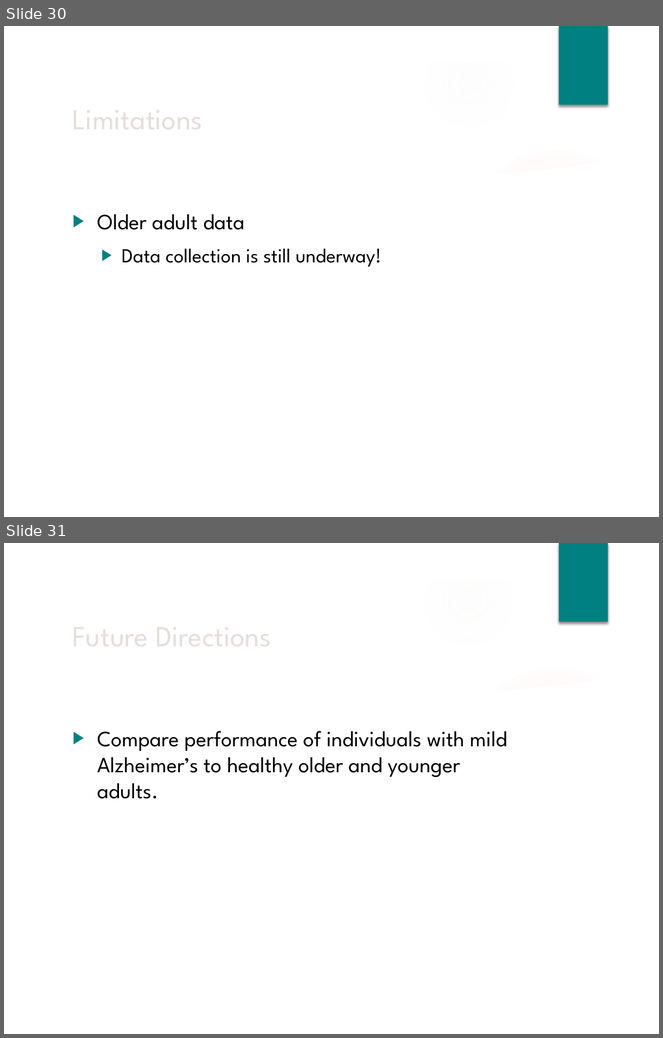
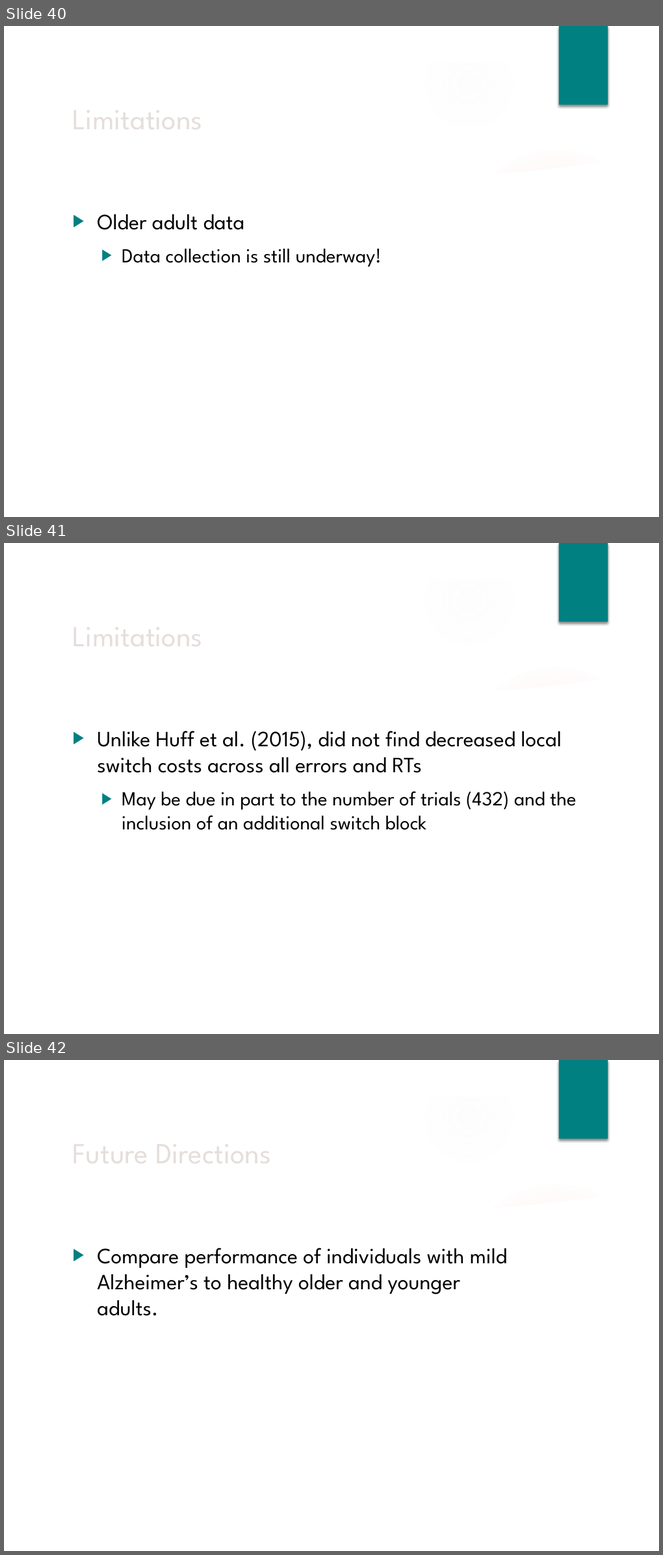
Before and after one commit to npm27/Spring-2019-Projects, a slide deck: CVOE/3 Presentations/Brown Bag Fall 19.pptx. Shown one above the other, each under a label of ours: slides 30 and 31 before the commit, slides 40, 41 and 42 after it. The pictures are 663x1038 and 663x1555 pixels, drawn with LibreOffice and Linux fonts; fonts in the diff are those of the drawing; background and template pictures are left out. Boxes give left, top, right and bottom in pixels: in the first picture for what was removed or moved away, otherwise in the second. Text is boxed around its words. In the diff, an @@ line names an element or a change of style, - is before the commit and + after.

```diff
--- a/CVOE/3 Presentations/Brown Bag Fall 19.pptx
+++ b/CVOE/3 Presentations/Brown Bag Fall 19.pptx
@@ slide 41 added at <box>4,543,659,1034</box>, background picture (left out); not listed: 9 template elements that a slide beside it also shows @@
@@ title added at <box>66,609,521,660</box>, 32 pt, text #E5DEDB @@
+Limitations
@@ text added at <box>97,731,576,830</box>, 24 pt, text #000000 @@
+▶ Unlike Huff et al. (2015), did not find decreased local switch costs across all errors and RTs
+  ▶ May be due in part to the number of trials (432) and the inclusion of an additional switch block
@@ what was slide 30 is now slide 40 @@
@@ what was slide 31 is now slide 42 @@
```
Also in this commit, not shown: 19 slides changed, 10 other slides added, 18 other files.
